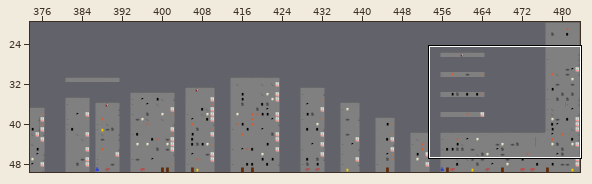
Two states of a Tiled map, docs/Nivel2RE.tmx. Above, an overview of the earlier version with the close-up marked.
Close-up. First the earlier version:
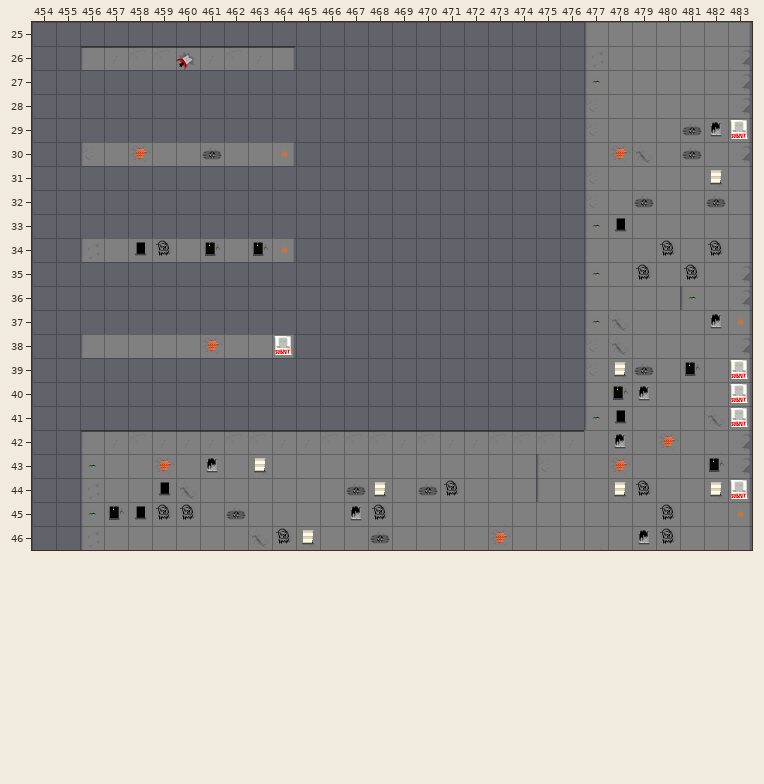
Cells are 64x64 px. Shown: x 454..483, y 25..46. The commit also changed other parts of the map, which this record leaves out.
The same view after the edit:
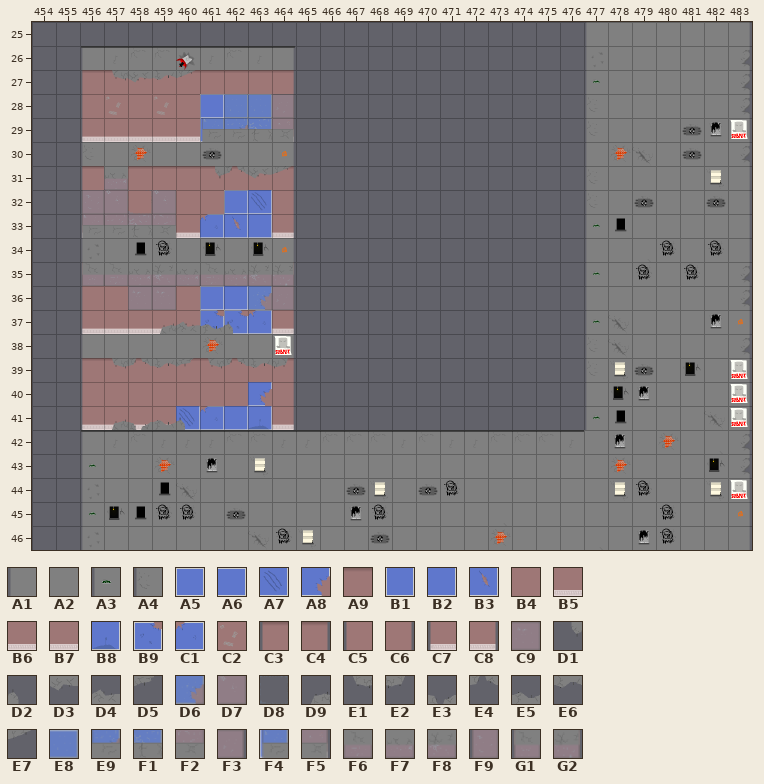
Key: from "tileset2": A1 19, A2 29, A3 35, A4 51; from "tilesetB2": A5 0, A6 1, A7 3, A8 4, A9 5, B1 8, B2 9, B3 11, B4 13, B5 21, B6 22, B7 23, B8 27, B9 28, C1 29, C2 30, C3 34, C4 35, C5 42, C6 43, C7 50, C8 51; from "tilesetF2": C9 1, D1 4, D2 4 turned 180, D3 5, D4 5 flipped up-down, D5 7, D6 9, D7 10, D8 11, D9 12, E1 12 flipped up-down, E2 12 turned 180, E3 13, E4 13 flipped up-down, E5 14, E6 14 flipped up-down, E7 15 flipped up-down, E8 17, E9 20, F1 21, F2 22, F3 25, F4 26, F5 27, F6 28, F7 29, F8 30, F9 32, G1 34, G2 35.
__ is an empty cell, .. an unchanged one.
See-through tiles are keyed as they look on the map.
What changed:
--- layer "layerB"
@@ x 456..464 @@
-27 __ __ __ __ __ __ __ __ __
-28 __ __ __ __ __ __ __ __ __
-29 __ __ __ __ __ __ __ __ __
+27 C3 A9 A9 A9 A9 A9 A9 A9 C4
+28 C5 C2 B4 C2 B4 A5 A6 A6 C6
+29 C7 B5 B6 B7 B7 B1 A8 B8 C8
@@ x 456..464 @@
-31 __ __ __ __ __ __ __ __ __
-32 __ __ __ __ __ __ __ __ __
-33 __ __ __ __ __ __ __ __ __
+31 C3 A9 A9 A9 A9 A9 A9 A9 C4
+32 C5 B4 B4 B4 B4 B4 A5 A7 C6
+33 C7 B5 B5 B5 B5 C1 B3 B2 C8
@@ x 456..464 @@
-35 __ __ __ __ __ __ __ __ __
-36 __ __ __ __ __ __ __ __ __
-37 __ __ __ __ __ __ __ __ __
+35 C3 A9 A9 A9 A9 A9 A9 A9 C4
+36 C5 B4 B4 B4 B4 A5 B2 A8 C6
+37 C7 B5 B5 B5 B5 B9 B9 C1 C8
@@ x 456..464 @@
-39 __ __ __ __ __ __ __ __ __
-40 __ __ __ __ __ __ __ __ __
-41 __ __ __ __ __ __ __ __ __
+39 C3 A9 A9 A9 A9 A9 A9 A9 C4
+40 C5 B4 B4 B4 B4 B4 B4 A8 C6
+41 C7 B5 B6 B7 A7 C1 B2 B8 C8
--- layer "layer"
@@ x 481..481 @@
-36 A3
+36 A2
@@ x 475..475 @@
-43 A4
-44 A1
+43 A2
+44 A2
--- layer "layerF"
@@ x 457..464 @@
-27 __ __ __ __ .. .. .. ..
-28 .. .. .. .. .. __ __ __
-29 .. .. .. .. __ __ __ __
+27 E1 D3 E6 E7 .. .. .. ..
+28 .. .. .. .. .. E8 E8 F3
+29 .. .. .. .. F4 E9 F1 F5
@@ x 456..464 @@
-31 .. __ .. .. .. __ __ __ __
-32 __ __ __ __ .. .. .. .. ..
-33 __ __ __ __ .. .. .. .. ..
+31 .. F7 .. .. .. D1 E4 D3 E7
+32 F9 D7 D8 D7 .. .. .. .. ..
+33 F4 E9 F1 F2 .. .. .. .. ..
@@ x 456..464 @@
-35 __ __ __ __ __ __ __ __ __
-36 .. .. __ __ .. .. .. __ __
-37 .. .. .. __ __ __ __ .. ..
+35 G1 F6 F7 F8 F7 F6 F7 F8 G2
+36 .. .. C9 C9 .. .. .. D6 F3
+37 .. .. .. D9 D4 E5 D2 .. ..
@@ x 457..464 @@
-39 __ __ __ __ __ __ __ __
+39 E1 E4 E6 D5 E1 E4 E6 E2
@@ x 457..460 @@
-41 __ __ __ __
+41 D9 E3 E5 D2
Pixel boxes of the changes (left, top, right, bottom) in both close-ups:
added: (82, 70, 294, 142)
added: (82, 166, 294, 238)
added: (82, 262, 294, 334)
changed: (680, 286, 696, 310)
added: (82, 358, 294, 430)
changed: (536, 454, 549, 502)
